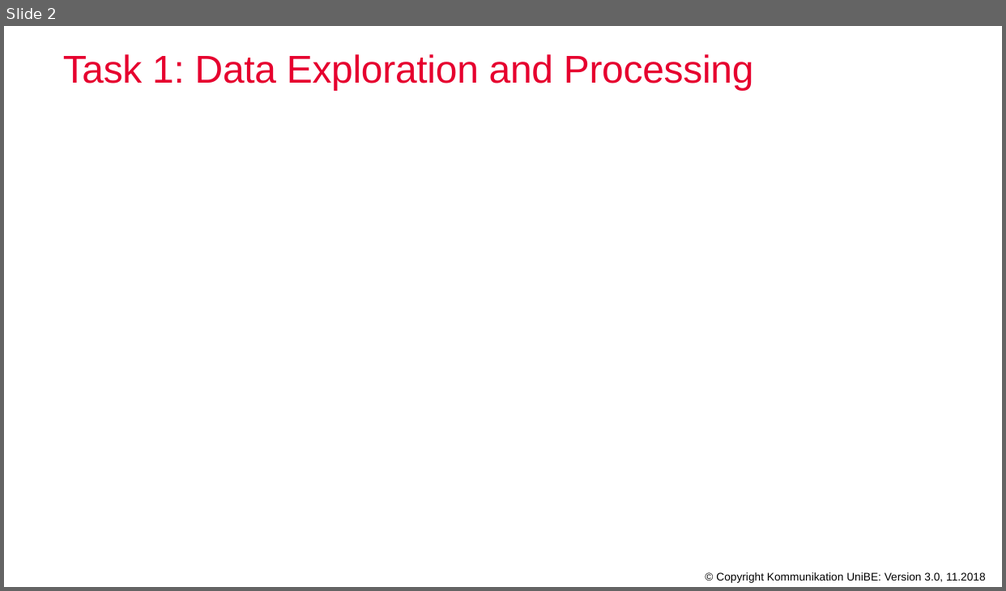
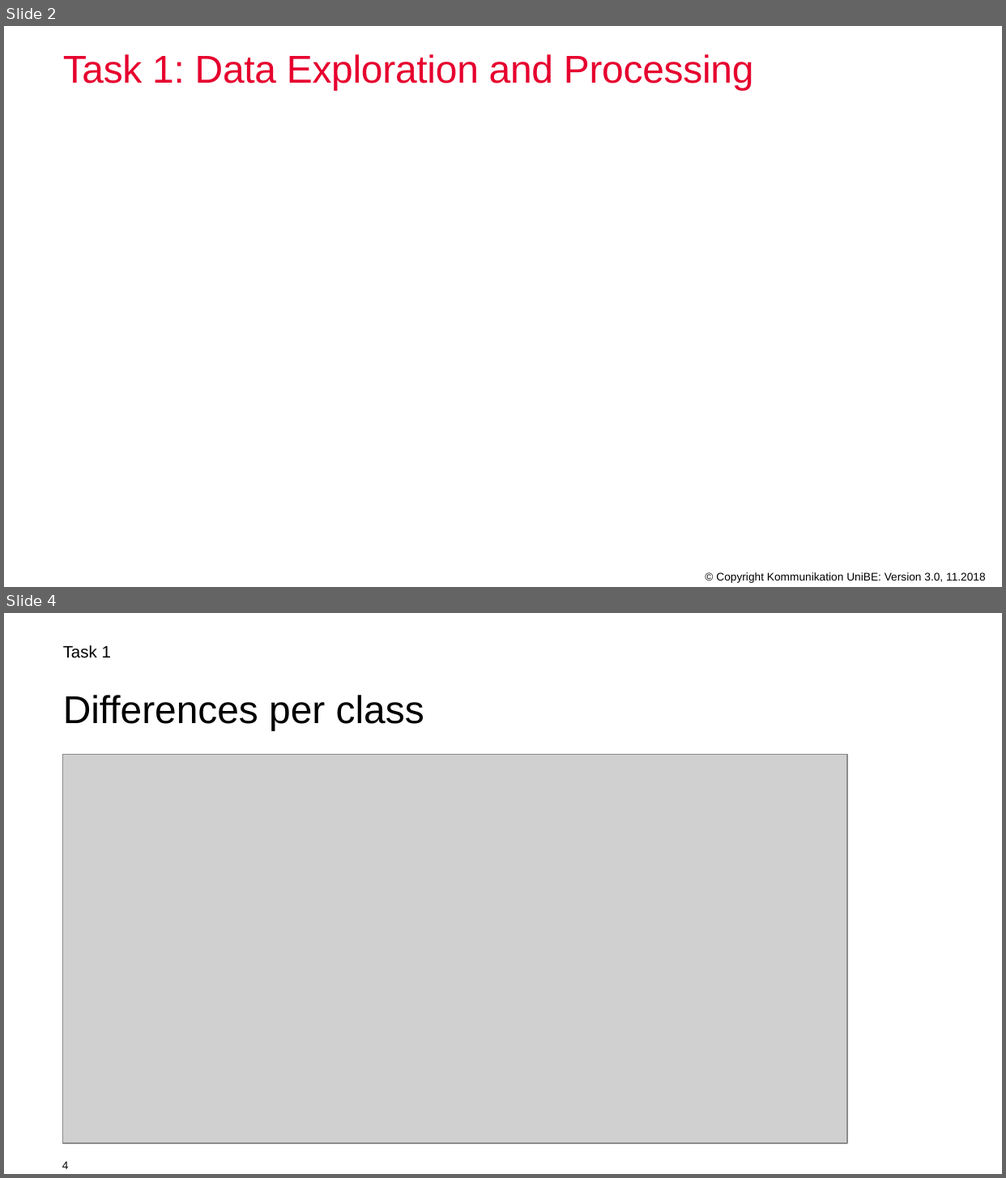
Before and after one commit to vitamys/nlp, a slide deck: Interim_Project_Presentation_GroupC.pptx. Shown one above the other, each under a label of ours: slide 2 before the commit, slides 2 and 4 after it; the slides between them are not shown. The pictures are 1006x591 and 1006x1178 pixels, drawn with LibreOffice and Linux fonts; fonts in the diff are those of the drawing; grey boxes stand for pictures; background and template pictures are left out. Boxes give left, top, right and bottom in pixels: in the first picture for what was removed or moved away, otherwise in the second. Text is boxed around its words. In the diff, an @@ line names an element or a change of style, - is before the commit and + after.

Commit message:
task1 ppp

```diff
--- a/Interim_Project_Presentation_GroupC.pptx
+++ b/Interim_Project_Presentation_GroupC.pptx
@@ slide 4 added at [4, 613, 1002, 1174], background #FFFFFF @@
@@ text added at [63, 645, 111, 658], 12 pt, text #000000 @@
+Task 1
@@ title added at [63, 695, 424, 730], 28 pt, text #000000 @@
+Differences per class
@@ picture added at [63, 755, 847, 1144] @@
@@ page number added at [62, 1161, 69, 1169], 8 pt, text #000000 @@
+4
```
Also in this commit, not shown: 2 slides changed, 1 other slide added.
